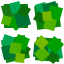
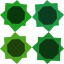
Two versions of the same layered image (64px x 64px). Layer-by-layer changes:
added layer "Polygon 2 copy" above "Rectangle 4 copy 2" over [7, 39, 25, 57]
moved "Rectangle 4 copy 2" above "Rectangle 8", painted on it over [0, 32, 32, 64]
added layer "Rectangle 8" above "Polygon 2 copy 2" over [4, 36, 27, 59]
renamed "Rectangle 1 copy 3" to "Polygon 2 copy 2", painted on it over [34, 35, 59, 59]
removed layer "Rectangle 6 copy 3" over [34, 46, 50, 62]
removed layer "Rectangle 5 copy 3" over [46, 36, 64, 54]
removed layer "Rectangle 4 copy 3" over [46, 50, 60, 64]
removed layer "Rectangle 3 copy 3" over [33, 43, 48, 58]
removed layer "Rectangle 2 copy 3" over [48, 46, 63, 60]
removed layer "Rectangle 7 copy 3" over [35, 37, 61, 62]
removed layer "Rectangle 5 copy 2" over [13, 34, 30, 51]
painted on "Rectangle 3 copy 2" over [1, 32, 64, 64]
removed layer "Rectangle 7 copy 2" over [1, 35, 30, 63]
painted on "Rectangle 1 copy" over [37, 11, 61, 61]
renamed "Rectangle 6 copy" to "Polygon 2", painted on it over [38, 6, 57, 31]
removed layer "Rectangle 5 copy" over [47, 5, 63, 21]
removed layer "Rectangle 3 copy" over [42, 1, 59, 18]
moved "Rectangle 7 copy" above "Rectangle 2 copy", painted on it over [34, 3, 61, 30]
painted on "Rectangle 2 copy" over [32, 0, 64, 32]
renamed "Rectangle 6" to "Polygon 1", painted on it over [1, 6, 25, 26]
removed layer "Rectangle 3" over [14, 11, 31, 28]
moved "Rectangle 7" above "Rectangle 5", painted on it over [0, 0, 32, 32]
painted on "Rectangle 5" over [4, 3, 27, 31]
removed layer "Rectangle 1" over [1, 3, 16, 18]
…and 6 more changes (6 removed)
